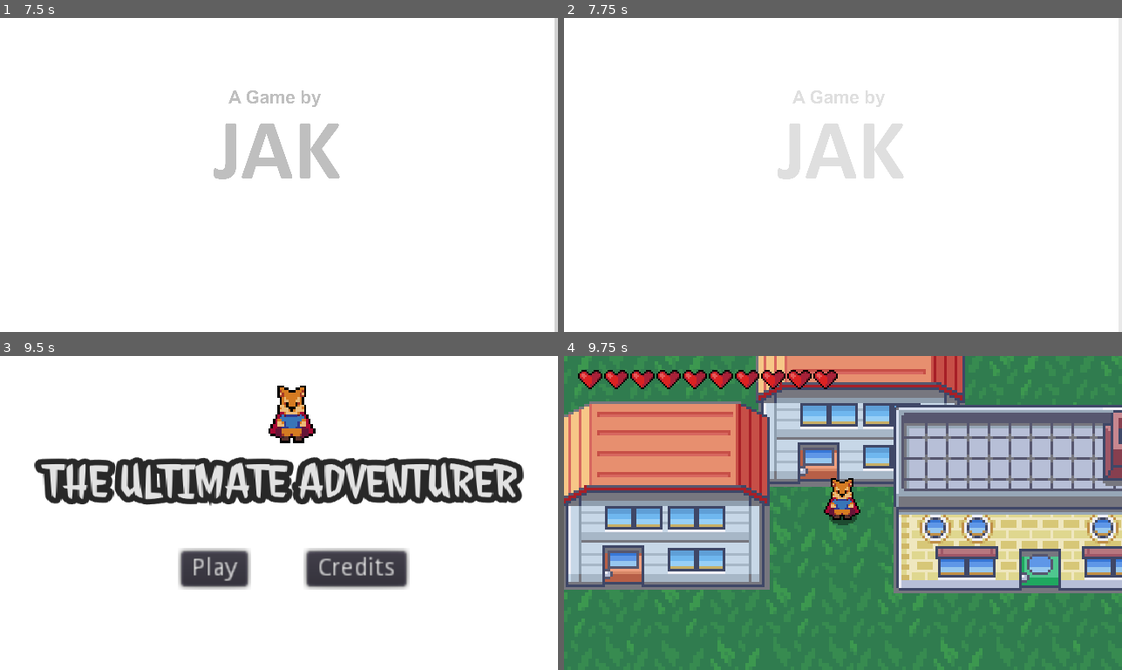
Above: before the commit, frames 1-4 (two rows, left to right).
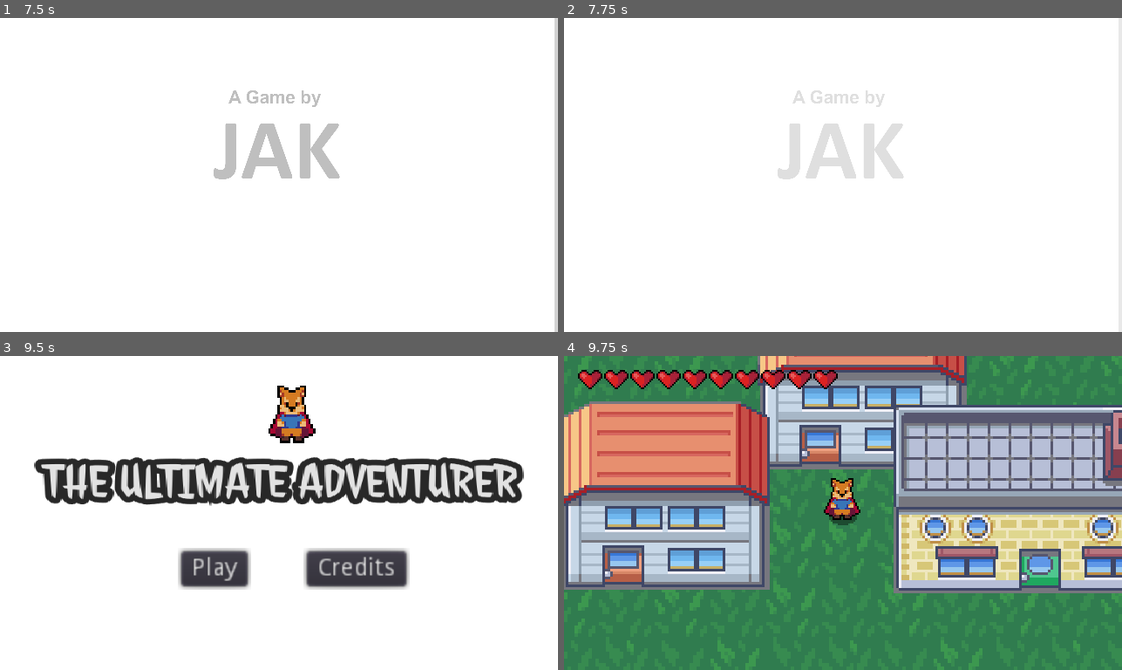
Above: after the commit, the same moments.

Repository: Jonak-Adipta-Kalita/JAK-Ultimate-Adventure-Game
Game: Godot game, scene res://OtherScreens/Intro.tscn
Two runs of this game, one before a commit and one after it. Both use one fixed random seed, a clock stepped at 60 frames per second and the inputs below.
Inputs:
- Up to frame 1 (7.5 s): tap Enter at 0.5, 4.25, 5.75 s; hold Right (ui_right) 0.53-1.28 s; tap J (attack) every 1.5 s from 0.6 to 6.6 s; hold Down (ui_down) 1.28-2.03 s; tap K (roll) every 1.5 s from 1.35 to 7.35 s; hold Right (ui_right) 2.03-2.78 s; hold Up (ui_up) 2.78-3.53 s; tap Space at 3.5, 5 s; hold Left (ui_left) 3.53-5.03 s; hold Down (ui_down) 5.03-5.78 s; hold Right (ui_right) 5.78-6.53 s; hold Up (ui_up) 6.53-7.28 s; hold Right (ui_right) from 7.28 s (still down)
- Up to frame 2 (7.75 s): keep holding Right (ui_right)
- Up to frame 3 (9.5 s): release Right (ui_right) at 8.03 s; hold Down (ui_down) 8.03-8.78 s; tap J (attack) at 8.1 s; tap Space at 8.75 s; hold Left (ui_left) from 8.78 s (still down); tap K (roll) at 8.85 s
- Up to frame 4 (9.75 s): release Left (ui_left) at 9.5 s; click "Play" at 9.5 s

Frames 1-3 are identical in both runs. In frame 4, 9.1% of the frame differs, in the area x 34-73%, y 0-42%.

Commit message:
doors can open room now

Diff:
--- a/Buildings/House1.tscn
+++ b/Buildings/House1.tscn
@@ -2,7 +2,7 @@
 
 [ext_resource path="res://Buildings/House1.png" type="Texture" id=1]
 [ext_resource path="res://Overlap/DoorCollider.tscn" type="PackedScene" id=2]
-[ext_resource path="res://Buildings/House1.gd" type="Script" id=3]
+[ext_resource path="res://Buildings/Buildings.gd" type="Script" id=3]
 [ext_resource path="res://Overlap/DoorCollider.gd" type="Script" id=4]
 
 [sub_resource type="RectangleShape2D" id=1]
--- /dev/null
+++ b/Buildings/Interriors/LabInterrior.gd
@@ -0,0 +1,6 @@
+extends Sprite
+
+onready var playerAnimationPlayer = $Player/AnimationPlayer
+
+func _ready():
+	playerAnimationPlayer.play("IdleUp")
--- /dev/null
+++ b/Buildings/Interriors/LabInterrior.tscn
@@ -0,0 +1,11 @@
+[gd_scene load_steps=3 format=2]
+
+[ext_resource path="res://Player/Player.tscn" type="PackedScene" id=1]
+[ext_resource path="res://Buildings/Interriors/LabInterrior.gd" type="Script" id=2]
+
+[node name="LabInterrior" type="Sprite"]
+centered = false
+script = ExtResource( 2 )
+
+[node name="Player" parent="." instance=ExtResource( 1 )]
+position = Vector2( 144, 165 )
--- a/Buildings/Lab.tscn
+++ b/Buildings/Lab.tscn
@@ -1,8 +1,9 @@
-[gd_scene load_steps=6 format=2]
+[gd_scene load_steps=7 format=2]
 
 [ext_resource path="res://Buildings/Lab.png" type="Texture" id=1]
 [ext_resource path="res://Overlap/DoorCollider.tscn" type="PackedScene" id=2]
 [ext_resource path="res://Overlap/DoorCollider.gd" type="Script" id=3]
+[ext_resource path="res://Buildings/Buildings.gd" type="Script" id=4]
 
 [sub_resource type="RectangleShape2D" id=1]
 extents = Vector2( 57.3333, 24 )
@@ -11,6 +12,7 @@
 extents = Vector2( 10, 10.6 )
 
 [node name="Lab" type="StaticBody2D"]
+script = ExtResource( 4 )
 
 [node name="Sprite" type="Sprite" parent="."]
 position = Vector2( 0, -10 )
--- a/Enemies/Bat.tscn
+++ b/Enemies/Bat.tscn
@@ -61,7 +61,7 @@
 [node name="AnimatedSprite" type="AnimatedSprite" parent="."]
 frames = SubResource( 6 )
 animation = "AnimationFly"
-frame = 1
+frame = 3
 playing = true
 offset = Vector2( 0, -12 )
 
--- a/MainScreens/Map.tscn
+++ b/MainScreens/Map.tscn
@@ -57,10 +57,11 @@
 position = Vector2( 58, 100 )
 
 [node name="House2" parent="YSort/Buildings" instance=ExtResource( 9 )]
-position = Vector2( 170, 41 )
+position = Vector2( 171, 31 )
 
 [node name="Lab" parent="YSort/Buildings" instance=ExtResource( 8 )]
 position = Vector2( 273, 92 )
+pathToInterrior = ".res://Buildings/Interriors/LabInterrior.tscn"
 
 [node name="Trees" type="YSort" parent="YSort"]
 
--- a/Overlap/DoorCollider.gd
+++ b/Overlap/DoorCollider.gd
@@ -1,4 +1,6 @@
 extends Area2D
 
 func _on_DoorCollider_body_entered(_body):
-	print("collided")
+	var pathToInterrior = get_parent().pathToInterrior
+
+	var _change_scene_error = get_tree().change_scene(pathToInterrior)
--- a/Overlap/DoorCollider.tscn
+++ b/Overlap/DoorCollider.tscn
@@ -1,6 +1,8 @@
 [gd_scene format=2]
 
 [node name="DoorCollider" type="Area2D"]
+collision_layer = 0
+collision_mask = 2
 
 [node name="CollisionShape2D" type="CollisionShape2D" parent="."]
 
--- a/Player/Player.gd
+++ b/Player/Player.gd
@@ -18,7 +18,6 @@
 var roll_vector = Vector2.DOWN
 var stats = PlayerStats
 
-onready var animationPlayer = $AnimationPlayer
 onready var animationTree = $AnimationTree
 onready var animationState = animationTree.get("parameters/playback")
 onready var swordHitbox = $HitBoxPivot/SwordHitBox
Renamed: Buildings/House1.gd -> Buildings/Buildings.gd
